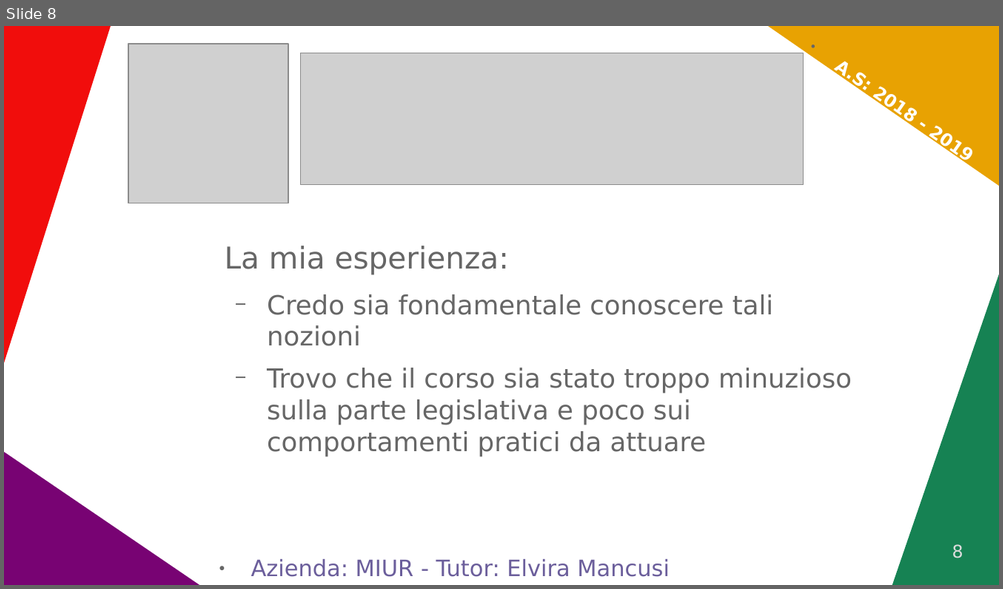
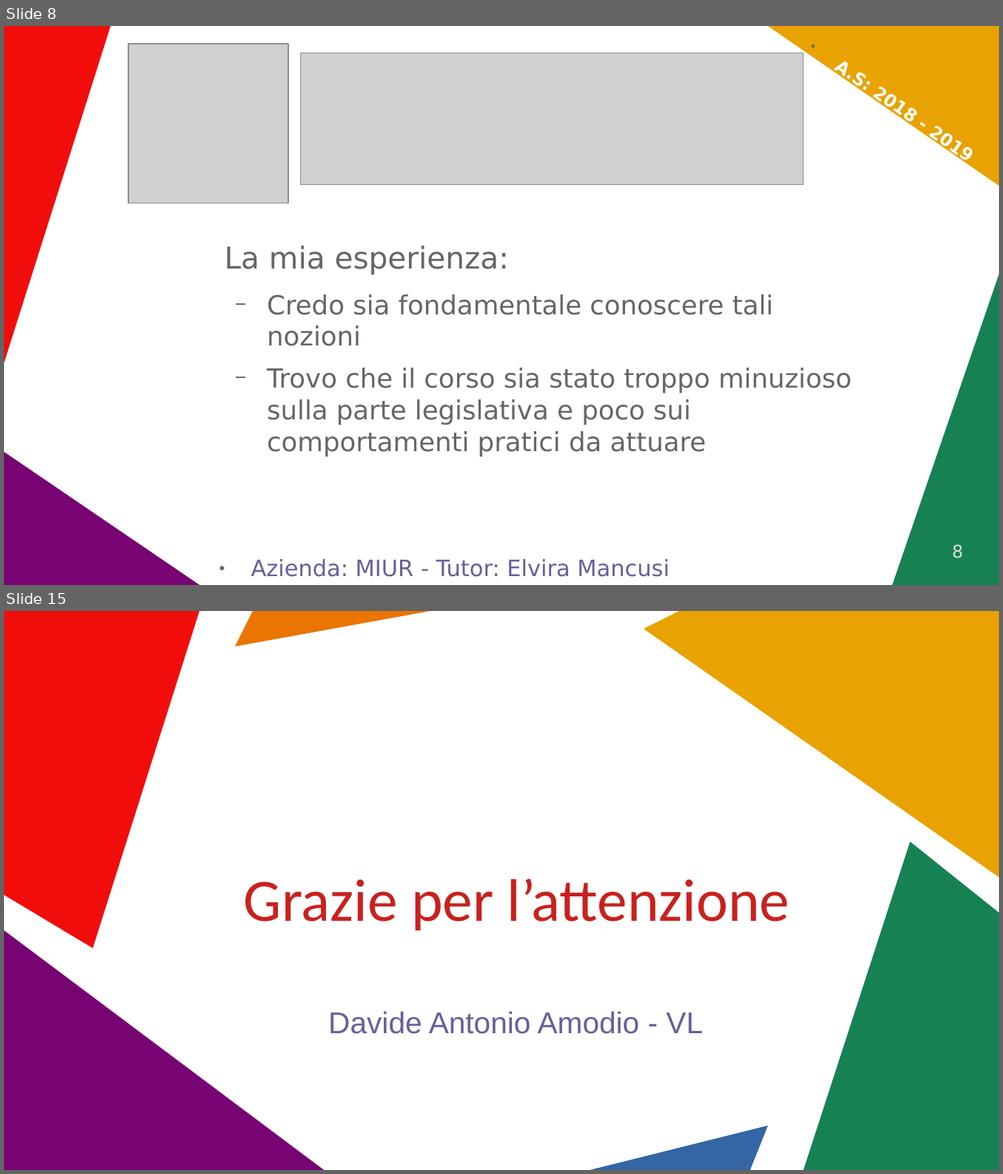
Before and after one commit to WAPEETY/media-way, a slide deck: proof_of_concept/PCTO.odp. Shown one above the other, each under a label of ours: slide 8 before the commit, slides 8 and 15 after it; the slides between them are not shown. The pictures are 1003x589 and 1003x1174 pixels, drawn with LibreOffice and Linux fonts; fonts in the diff are those of the drawing; grey boxes stand for pictures. Boxes give left, top, right and bottom in pixels: in the first picture for what was removed or moved away, otherwise in the second. Text is boxed around its words. In the diff, an @@ line names an element or a change of style, - is before the commit and + after.

```diff
--- a/proof_of_concept/PCTO.odp
+++ b/proof_of_concept/PCTO.odp
@@ slide 15 added at box(4, 611, 999, 1170), background #FFFFFF @@
@@ freeform shape added at box(4, 611, 200, 948), fill #F10D0C @@
@@ freeform shape added at box(235, 611, 431, 647), fill #EA7500 @@
@@ freeform shape added at box(644, 611, 999, 877), fill #E8A202 @@
@@ freeform shape added at box(804, 842, 999, 1170), fill #168253 @@
@@ text added at box(244, 879, 789, 931), 48 pt, text #C9211E @@
+Grazie per l’attenzione
@@ freeform shape added at box(4, 931, 324, 1170), fill #780373 @@
@@ subtitle added at box(328, 1011, 703, 1034), 24 pt, text #6B5E9B @@
+Davide Antonio Amodio - VL
@@ freeform shape added at box(591, 1126, 768, 1170), fill #3465A4 @@
```
Also in this commit, not shown: 6 other slides added.
